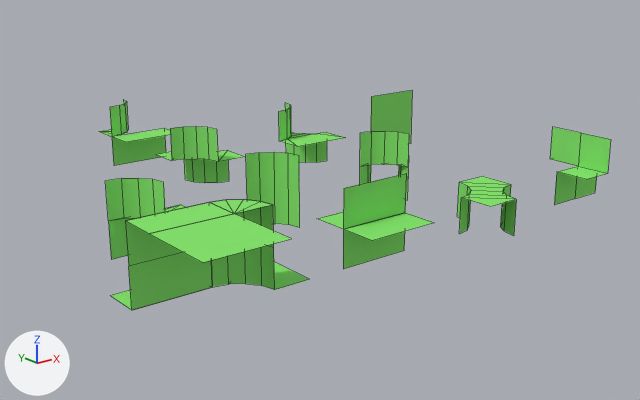
Two versions of the Blender file datas/meshes/round-chunck-parts-lod-1.blend, one commit apart.
Before and after are seen from a camera (50 mm lens) standing at (-6.83, -7.47, 3.41) and looking at (1.02, 2.33, -0.51). The axes (+X, +Y, +Z) are drawn at lower left. The lights are the same throughout. Mesh edges are drawn as thin lines.

Objects in the first picture: '10001000', '10100000', '10101000', '11000000', '11000001', '11000011', '11000110', '11001000', '11011000', '11110000', '11111000', '11111100'.
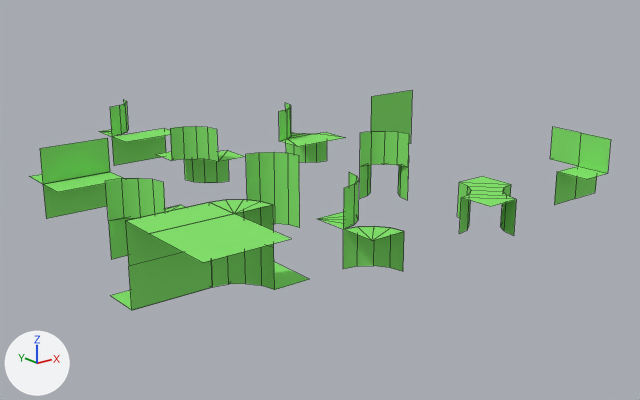
Changed parts and their boxes (x1, y1, x2, y2) in the pictures (640 x 400 px):
'11000011', moved
    before: (317, 173, 434, 269)
    after: (30, 138, 123, 219)
'10000001', added (green)
    after: (317, 172, 404, 271)

Diff of the bpy script that builds the scene:
```diff
--- a/datas/meshes/round-chunck-parts-lod-1.blend.py
+++ b/datas/meshes/round-chunck-parts-lod-1.blend.py
@@ me_10000000_002 @@
+me_10000000_002.from_pydata(...)  # 32 vertices, 16 faces; spans x -0.5..0.0, y -0.5..0.5, z -0.5..0.5
+me_10000000_002.polygons.foreach_set('use_smooth', [True] * 16)
+me_10000000_002.materials.append(mat_green)  # green #87e76f
@@ ob_11000011 @@
 ob_11000011 = bpy.data.objects.new('11000011', me_10000000_005)
-ob_11000011.location = (0.0, 0.0, 0.0)
+ob_11000011.location = (-2.0, 4.0, 0.0)
 _m = ob_11000011.modifiers.new('EdgeSplit', 'EDGE_SPLIT')
@@ ob_10000001 @@
+ob_10000001 = bpy.data.objects.new('10000001', me_10000000_002)
+ob_10000001.location = (0.0, 0.0, 0.0)
```
